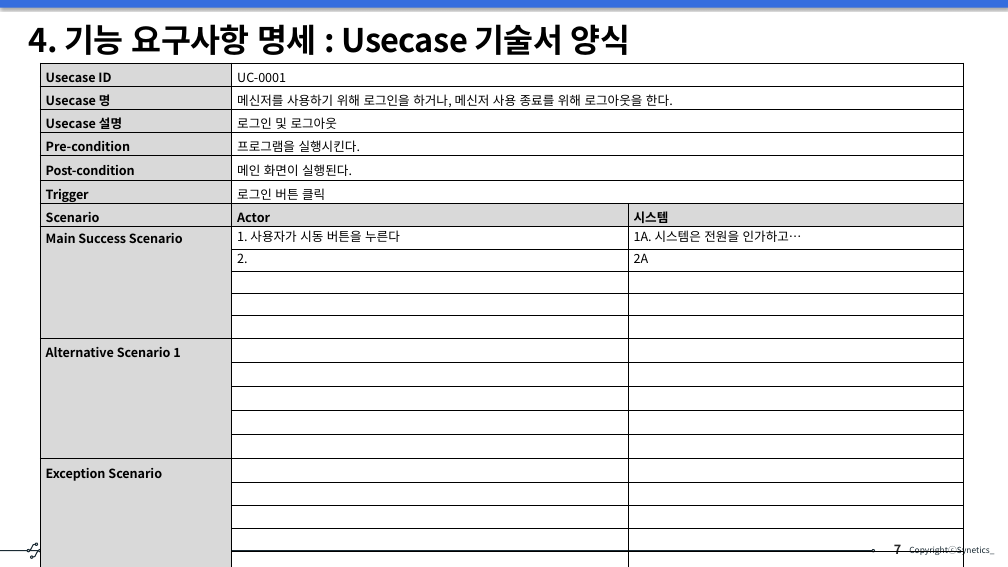
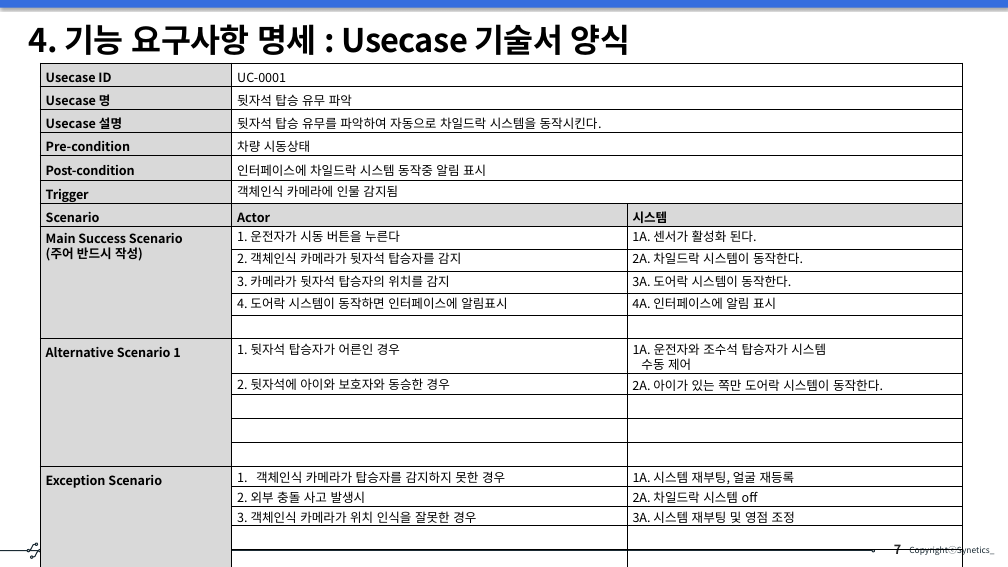
Before and after one commit to s-eunbi-kim/SeSSAC_202501, a slide deck: slide 7 of 01_요구사항 실습/4조_SW 요구사항 분석 및 설계_실습.pptx. Drawn at 1008x567 pixels with LibreOffice and Linux fonts; fonts in the diff are those of the drawing. Boxes give left, top, right and bottom in pixels: in the first picture for what was removed or moved away, otherwise in the second. Text is boxed around its words. In the diff, an @@ line names an element or a change of style, - is before the commit and + after.

```diff
--- a/01_요구사항 실습/4조_SW 요구사항 분석 및 설계_실습.pptx
+++ b/01_요구사항 실습/4조_SW 요구사항 분석 및 설계_실습.pptx
@@ table at [40, 63, 963, 550] @@
-row 2, column 2: 메신저를 사용하기 위해 로그인을 하거나, 메신저 사용 종료를 위해 로그아웃을 한다.
+row 2, column 2: 뒷자석 탑승 유무 파악
-row 3, column 2: 로그인 및 로그아웃
+row 3, column 2: 뒷자석 탑승 유무를 파악하여 자동으로 차일드락 시스템을 동작시킨다.
-row 4, column 2: 프로그램을 실행시킨다.
+row 4, column 2: 차량 시동상태
-row 5, column 2: 메인 화면이 실행된다.
+row 5, column 2: 인터페이스에 차일드락 시스템 동작중 알림 표시
-row 6, column 2: 로그인 버튼 클릭
+row 6, column 2: 객체인식 카메라에 인물 감지됨
-row 8: Main Success Scenario | 1. 사용자가 시동 버튼을 누른다 | 1A. 시스템은 전원을 인가하고…
-row 9:  | 2. | 2A
+row 8: Main Success Scenario (주어 반드시 작성) | 1. 운전자가 시동 버튼을 누른다 | 1A. 센서가 활성화 된다.
+row 9:  | 2. 객체인식 카메라가 뒷자석 탑승자를 감지 | 2A. 차일드락 시스템이 동작한다.
+row 10:  | 3. 카메라가 뒷자석 탑승자의 위치를 감지 | 3A. 도어락 시스템이 동작한다.
+row 11:  | 4. 도어락 시스템이 동작하면 인터페이스에 알림표시 | 4A. 인터페이스에 알림 표시
+row 12:  |  | 
+row 13: Alternative Scenario 1 | 1. 뒷자석 탑승자가 어른인 경우 | 1A. 운전자와 조수석 탑승자가 시스템 수동 제어
+row 14:  | 2. 뒷자석에 아이와 보호자와 동승한 경우 | 2A. 아이가 있는 쪽만 도어락 시스템이 동작한다.
-row 13: Alternative Scenario 1 |  | 
+row 18: Exception Scenario | 객체인식 카메라가 탑승자를 감지하지 못한 경우 | 1A. 시스템 재부팅, 얼굴 재등록
+row 19:  | 2. 외부 충돌 사고 발생시 | 2A. 차일드락 시스템 off
+row 20:  | 3. 객체인식 카메라가 위치 인식을 잘못한 경우 | 3A. 시스템 재부팅 및 영점 조정
-row 16:  |  | 
-row 17:  |  | 
-row 18: Exception Scenario |  | 
-row 19:  |  | 
-row 20:  |  | 
-row 21:  |  | 
-row 22:  |  | 
```
Also in this commit, not shown: 1 other slide changed.
